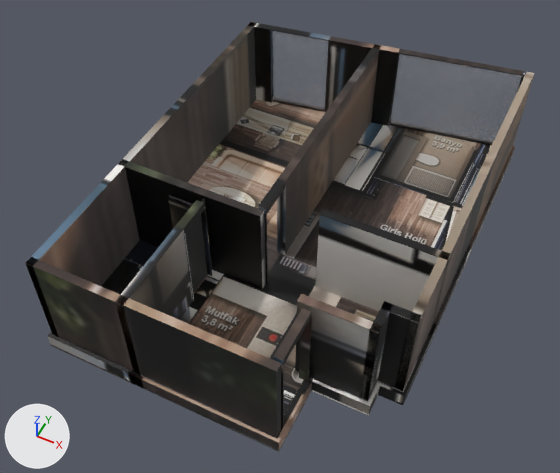
A saved change to the glTF model _bake/glb/kent-5/model.glb.
Camera for both pictures: a 50 mm camera at (4.79, -10.96, 13.15) aimed at (-0.3, -0.79, 0.44). The axes (+X, +Y, +Z) are drawn at lower left. The lights are the same throughout. The picture after the commit comes second. Where no turn or scale is listed for an object, it has been applied to the vertices. Vertices at exactly the same position are counted once.
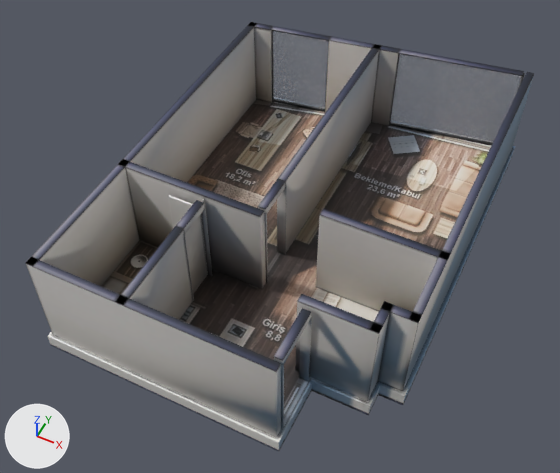
Where the change shows, as pixel boxes (x1, y1, x2, y2) in the pictures (560 x 473 px; the box of a moved part takes in the faces that stretch with it):
'Mesh_0', surface changed (black to grey): (25, 22, 534, 451) in both
part 1 of me_mesh_0, added: after (368, 313, 390, 400)
part 2 of me_mesh_0, added: after (370, 301, 393, 333)
part 3 of me_mesh_0, reshaped: before (274, 30, 421, 401); after (48, 27, 437, 450)
part 4 of me_mesh_0, moved or reshaped (not visible before): after (26, 264, 277, 437)
part 5 of me_mesh_0, surface changed: (25, 25, 534, 436) in both

What changed in the scene script:
```text
Change mat_baked:
    where n3 = _N.new('ShaderNodeMapping'); n3.name = 'Mapping'
    n3.inputs[1].default_value: (0.000979, -14.85, 0.0) -> (0.000787, -14.98, 0.0)  # 'Location'
    n3.inputs[3].default_value: (15.97, 15.84, 1.0) -> (15.98, 15.98, 1.0)  # 'Scale'
Change me_mesh_0:
    used by ob_mesh_0; location = (-3.54, 4.99, -0.36)
    remove me_mesh_0.from_pydata(...)  # 930 vertices, 1620 faces; spans x 0.0..7.05, y -9.97..0.0, z 0.0..2.62
    add me_mesh_0.from_pydata(...)  # 1068 vertices, 1928 faces; spans x 0.0..7.05, y -9.97..0.0, z 0.0..2.62
    me_mesh_0 part 1: a new loose piece, a box spanning x 6.28..6.45, y -8.44..-7.78, z 0.36..2.61, in mat_baked
    me_mesh_0 part 2: a new loose piece, a box spanning x 6.276..6.45, y -8.442..-7.778, z 2.61..2.622, in mat_baked
    me_mesh_0 part 3: 2 vertices moved within x 6.28, y -7.77, z 2.61..2.62; 21 vertices removed from x 0.09..6.97, y -8.45..-1.14, z 0.36..2.62; 141 vertices added at x 0.1..7.05, y -8.53..-0.61, z 0.0..2.62
    me_mesh_0 part 4: 2 vertices removed from x 0.1, y -9.72, z 0.36..2.61; 4 vertices added at x 0.11, y -9.89..-9.72, z 0.36..2.61
    me_mesh_0 part 5: 1164 kept faces spanning x 0.0..7.05, y -9.89..0.0, z 0.0..2.62 get new texture (UV) coordinates
```
